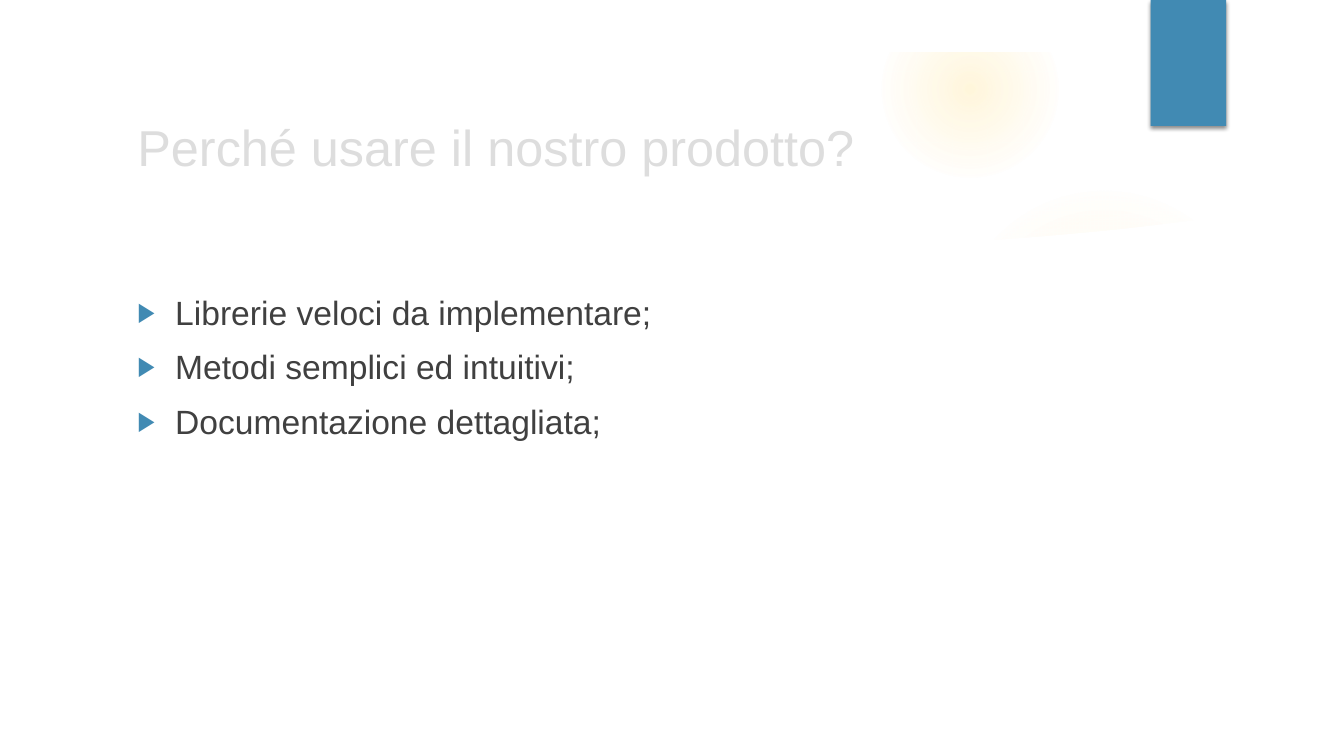
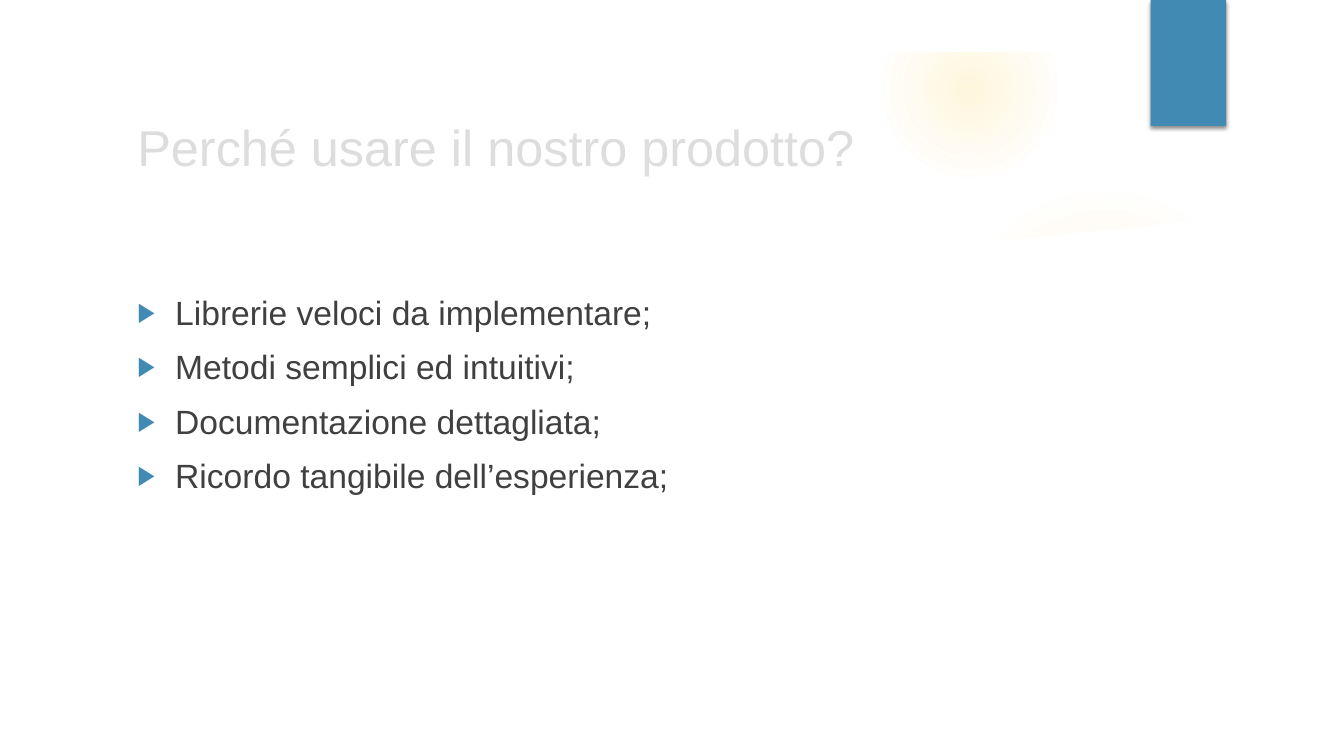
Before and after one commit to mattiaruberto/Progetto2, a slide deck: slide 3 of Presentazione/PROGETTO 2.pptx. Drawn at 1344x756 pixels with LibreOffice and Linux fonts; fonts in the diff are those of the drawing; background and template pictures are left out. Boxes give left, top, right and bottom in pixels: in the first picture for what was removed or moved away, otherwise in the second. Text is boxed around its words. In the diff, an @@ line names an element or a change of style, - is before the commit and + after.

```diff
--- a/Presentazione/PROGETTO 2.pptx
+++ b/Presentazione/PROGETTO 2.pptx
@@ text at [175,463,668,495]: paragraph added @@
+▶ Ricordo tangibile dell’esperienza;
```
Also in this commit, not shown: 2 other slides changed.
